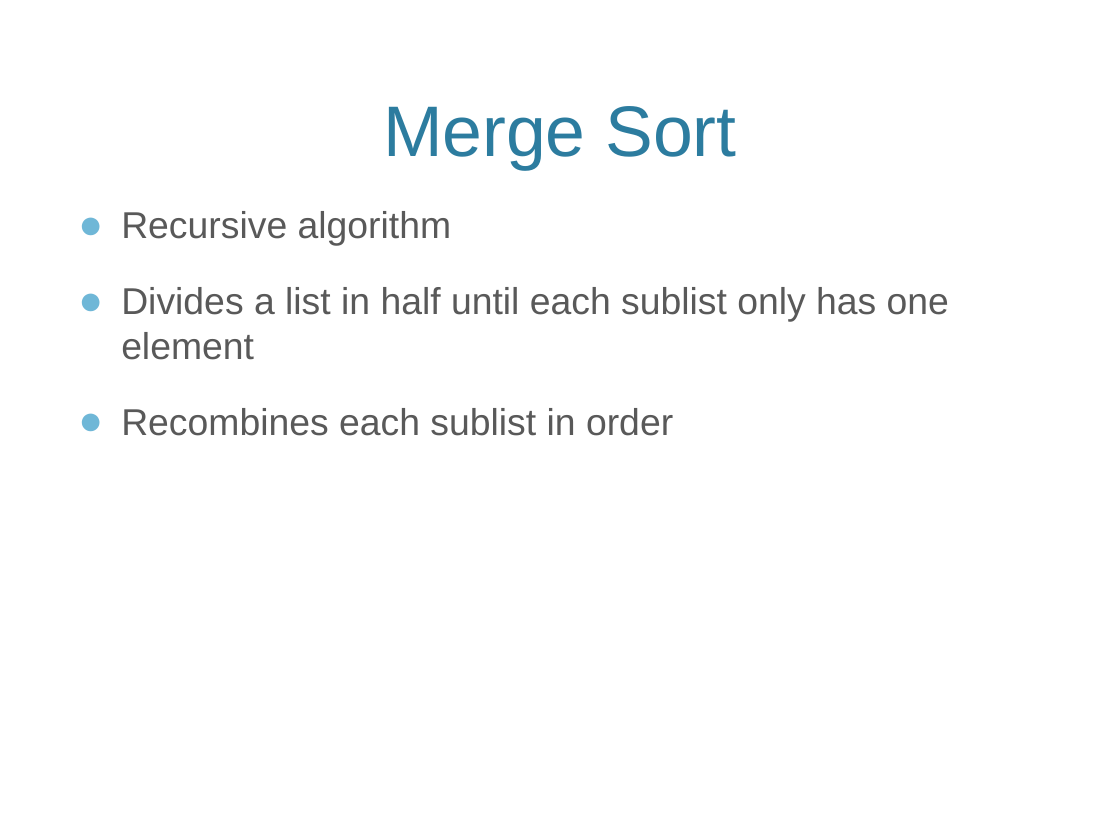
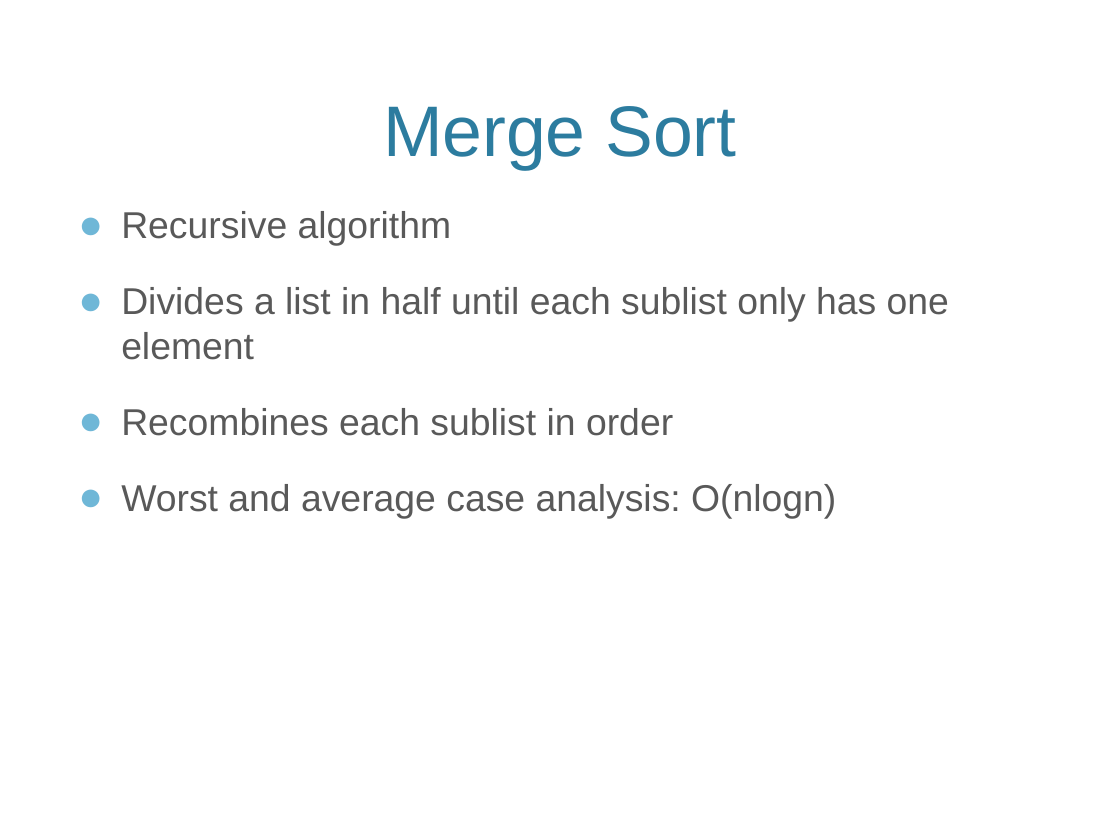
Before and after one commit to nikkipruitt/SortingProject, a slide deck: slide 2 of MergeSortPresentation.pptx. Drawn at 1120x840 pixels with LibreOffice and Linux fonts; fonts in the diff are those of the drawing; background and template pictures are left out. Boxes give left, top, right and bottom in pixels: in the first picture for what was removed or moved away, otherwise in the second. Text is boxed around its words. In the diff, an @@ line names an element or a change of style, - is before the commit and + after.

Commit message:
Added analysis

```diff
--- a/MergeSortPresentation.pptx
+++ b/MergeSortPresentation.pptx
@@ text at [121,484,836,519]: paragraph added @@
+● Worst and average case analysis: O(nlogn)
```
Also in this commit, not shown: 1 slide removed.
